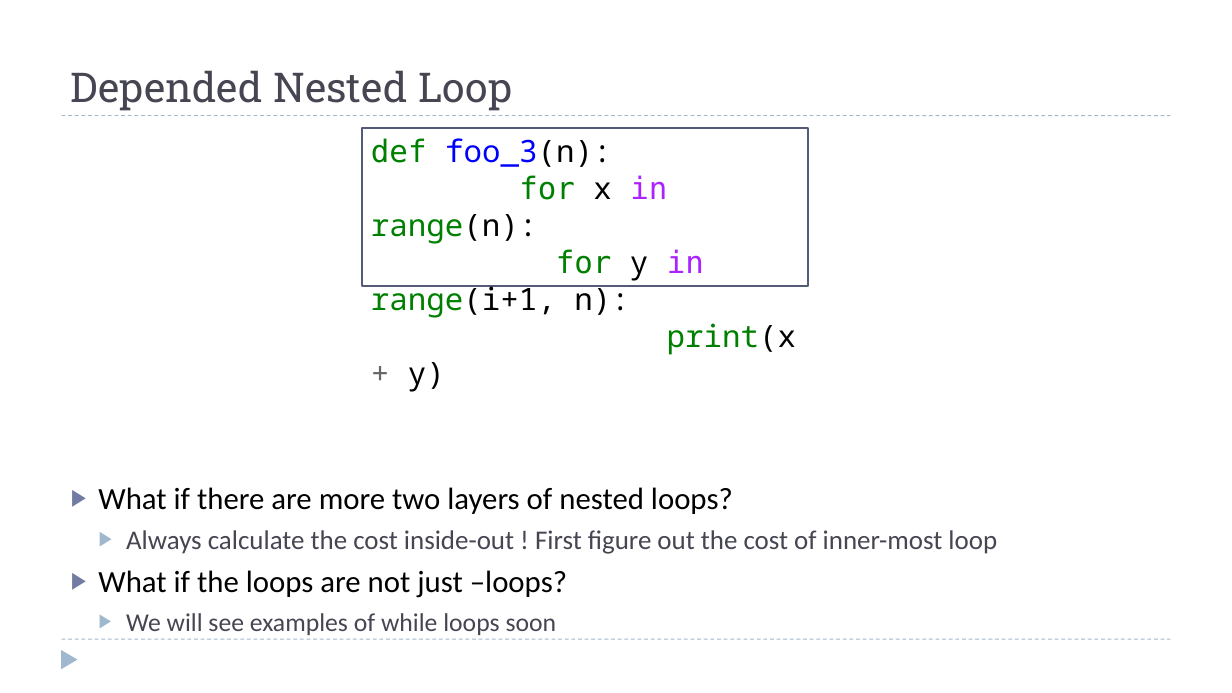
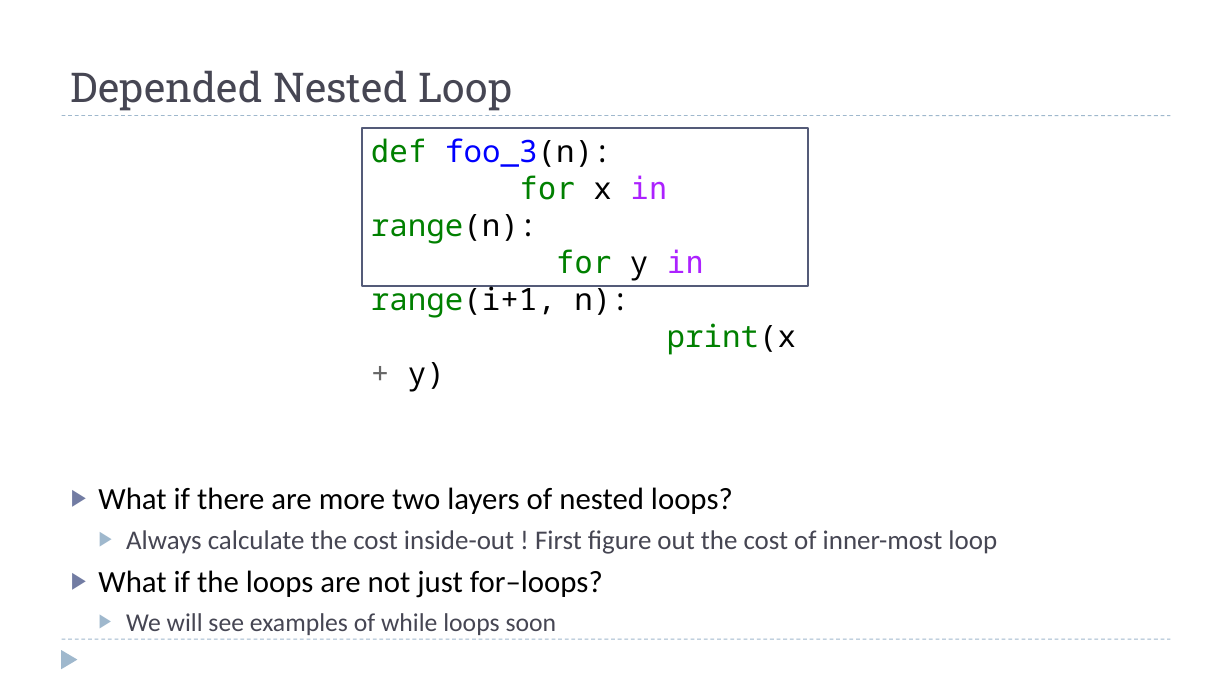
Before and after one commit to dsc-courses/dsc40b-2023-wi, a slide deck: slide 14 of materials/lectures/02-time_complexity-pt_I/slides-wang.pptx. Drawn at 1232x693 pixels with LibreOffice and Linux fonts; fonts in the diff are those of the drawing; grey boxes stand for pictures. Boxes give left, top, right and bottom in pixels: in the first picture for what was removed or moved away, otherwise in the second. Text is boxed around its words. In the diff, an @@ line names an element or a change of style, - is before the commit and + after.

```diff
--- a/materials/lectures/02-time_complexity-pt_I/slides-wang.pptx
+++ b/materials/lectures/02-time_complexity-pt_I/slides-wang.pptx
@@ text at <box>98,570,603,598</box>: text changed @@
-▶ What if the loops are not just –loops?
+▶ What if the loops are not just for–loops?
```
Also in this commit, not shown: 1 other file.
